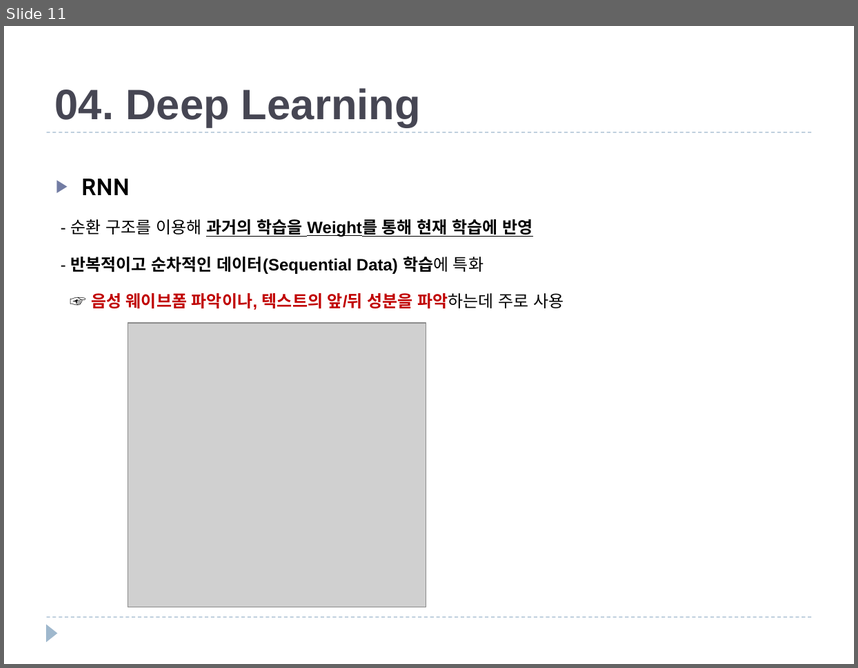
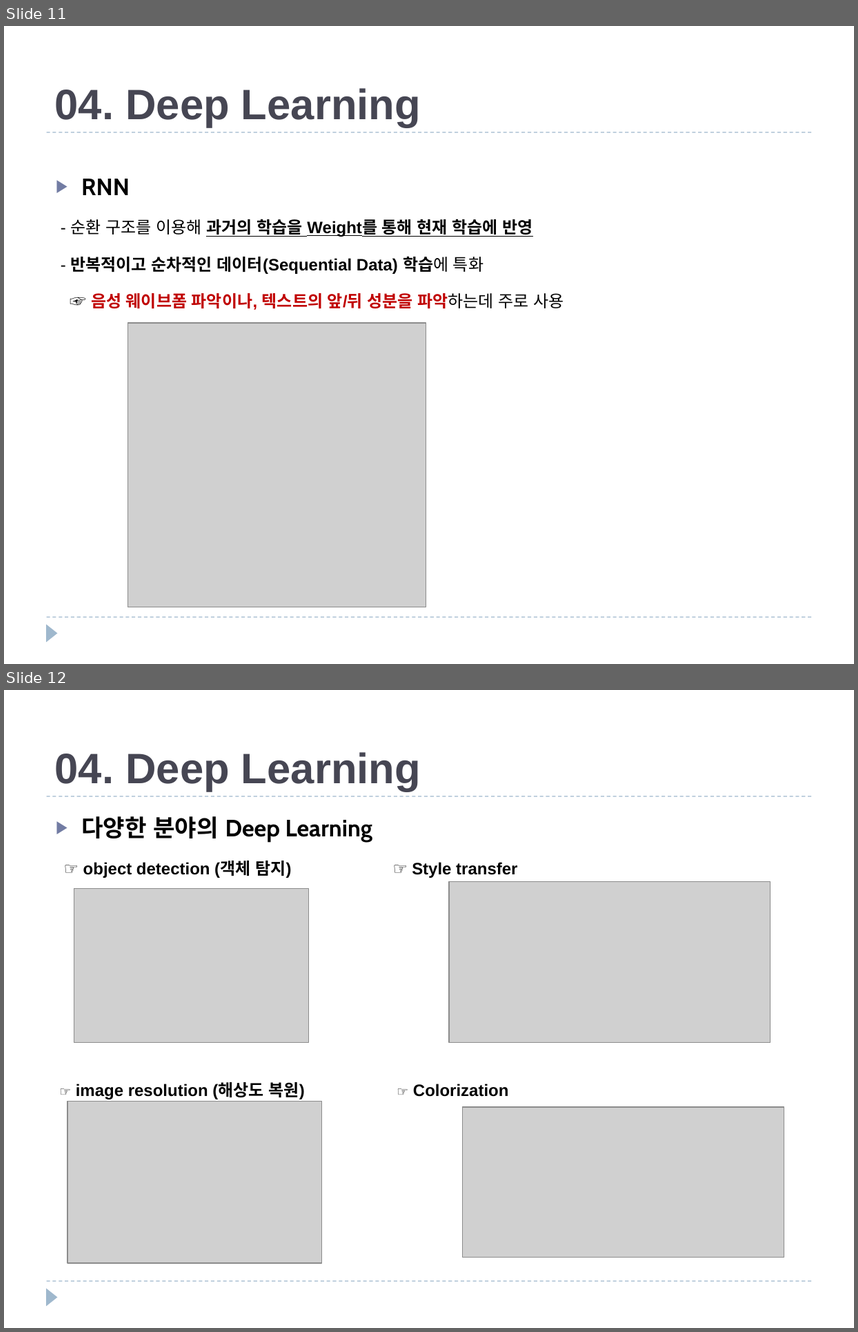
Before and after one commit to JXXA/JXXAGit, a slide deck: Machine Learning 개념과 종류.pptx. Shown one above the other, each under a label of ours: slide 11 before the commit, slides 11 and 12 after it. The pictures are 858x668 and 858x1332 pixels, drawn with LibreOffice and Linux fonts; fonts in the diff are those of the drawing; grey boxes stand for pictures. Boxes give left, top, right and bottom in pixels: in the first picture for what was removed or moved away, otherwise in the second. Text is boxed around its words. In the diff, an @@ line names an element or a change of style, - is before the commit and + after.

Commit message:
Update Machine Learning 개념과 종류.pptx
2020.10.16 Deep Learning 주요모델 정리

```diff
--- a/Machine Learning 개념과 종류.pptx
+++ b/Machine Learning 개념과 종류.pptx
@@ slide 12 added at <box>4,690,854,1328</box>, background #FFFFFF; not listed: 3 template elements that a slide beside it also shows @@
@@ title added at <box>55,752,421,791</box>, 36 pt, text #464653, bold @@
+04. Deep Learning
@@ text added at <box>76,816,517,1099</box>, 14 pt, text #000000, bold @@
+▶ 다양한 분야의 Deep Learning
+☞ object detection (객체 탐지) ☞ Style transfer
+☞ image resolution (해상도 복원) ☞ Colorization
@@ picture added at <box>74,888,309,1042</box> @@
@@ picture added at <box>450,881,771,1042</box> @@
@@ picture added at <box>67,1101,322,1262</box> @@
@@ picture added at <box>462,1107,784,1256</box> @@
```
Also in this commit, not shown: 5 other slides added.
